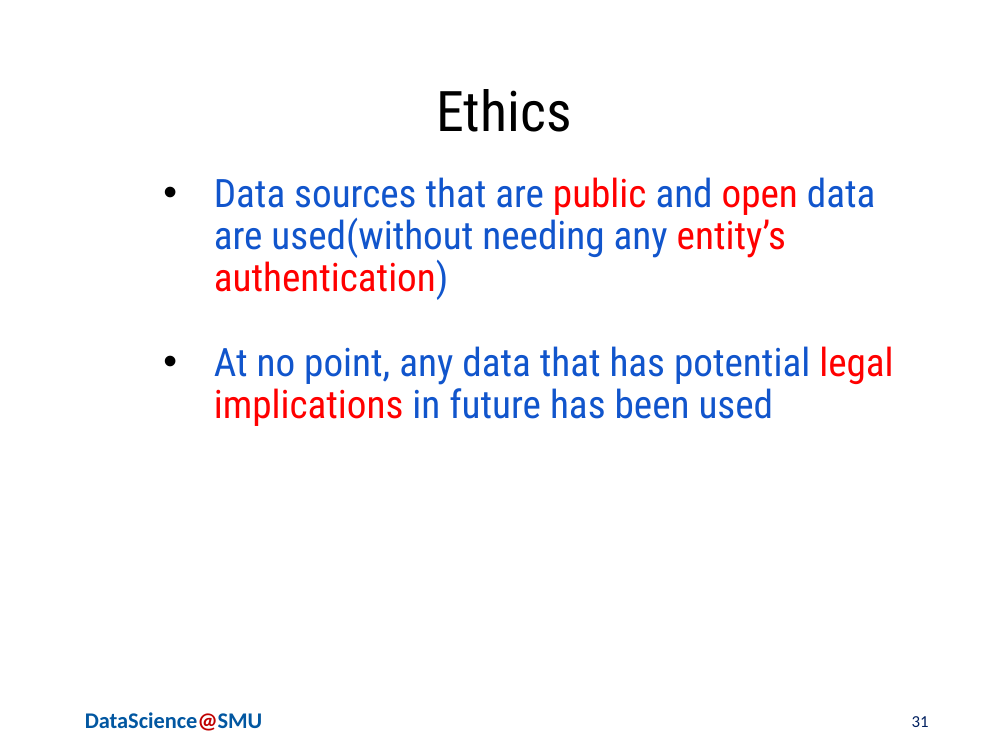
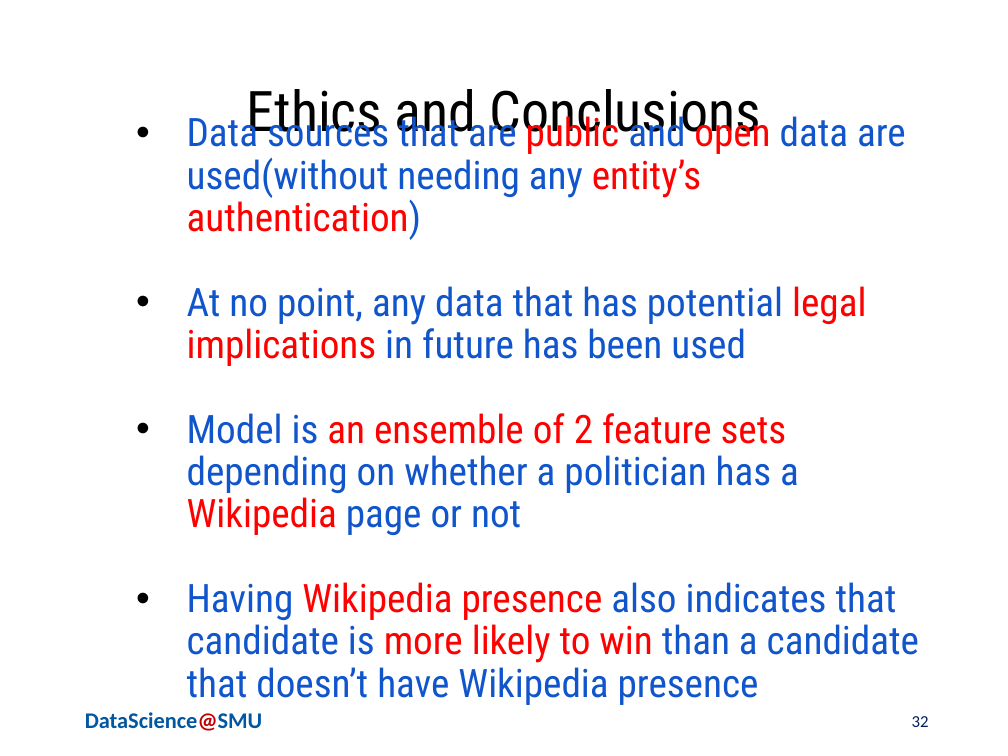
Before and after one commit to ChiruGit/Capstone, a slide deck: slide 32 of PoliticalProfiling-NLP+FeatureEngg-MSDSSMU-Fall2018.pptx (slide 31 before the commit). Drawn at 1008x756 pixels with LibreOffice and Linux fonts; fonts in the diff are those of the drawing; background and template pictures are left out. Boxes give left, top, right and bottom in pixels: in the first picture for what was removed or moved away, otherwise in the second. Text is boxed around its words. In the diff, an @@ line names an element or a change of style, - is before the commit and + after.

```diff
--- a/PoliticalProfiling-NLP+FeatureEngg-MSDSSMU-Fall2018.pptx
+++ b/PoliticalProfiling-NLP+FeatureEngg-MSDSSMU-Fall2018.pptx
@@ title at <box>247,89,477,145</box>: text changed @@
-Ethics
+Ethics and Conclusions
@@ text "Data sources that are public ...": place and size @@
-text "Data sources that are public ..." at <box>214,177,893,426</box>
+text "Data sources that are public ..." at <box>187,153,919,705</box>
@@ text at <box>187,413,919,705</box>: paragraphs added @@
+• Model is an ensemble of 2 feature sets depending on whether a politician has a Wikipedia page or not
+• Having Wikipedia presence also indicates that candidate is more likely to win than a candidate that doesn’t have Wikipedia presence
@@ page number at <box>912,716,929,727</box>: text changed @@
-31
+32
```
Also in this commit, not shown: 6 other slides changed, 1 slide added, 1 slide removed.
